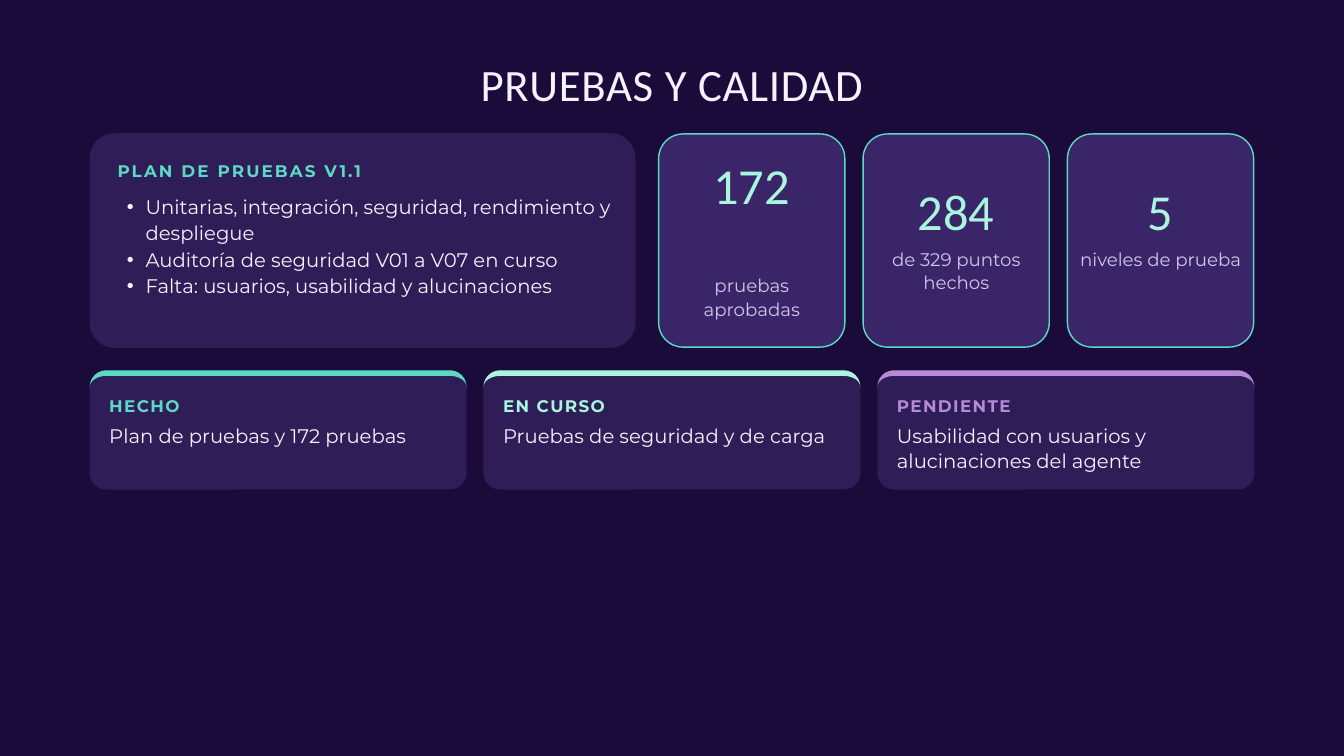
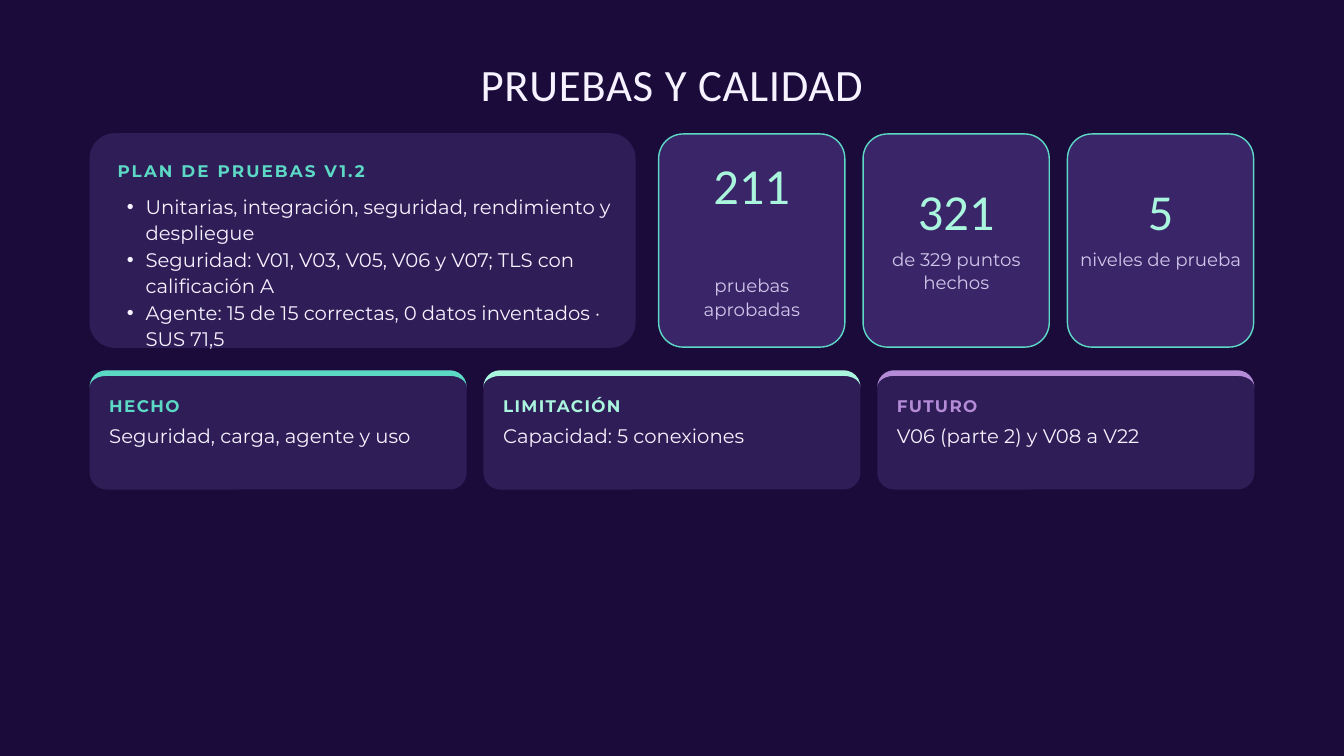
Before and after one commit to Cristian-Higuera-byte/RepAgenteIA, a slide deck: slide 14 of FASE 2/Grupales/Avance 2 Agente IA Bursátil.pptx. Drawn at 1344x756 pixels with LibreOffice and Linux fonts; fonts in the diff are those of the drawing. Boxes give left, top, right and bottom in pixels: in the first picture for what was removed or moved away, otherwise in the second. Text is boxed around its words. In the diff, an @@ line names an element or a change of style, - is before the commit and + after.

```diff
--- a/FASE 2/Grupales/Avance 2 Agente IA Bursátil.pptx
+++ b/FASE 2/Grupales/Avance 2 Agente IA Bursátil.pptx
@@ text at box(118, 165, 365, 177): text changed @@
-PLAN DE PRUEBAS V1.1
+PLAN DE PRUEBAS V1.2
@@ text at box(713, 171, 790, 204): text changed @@
-172
+211
@@ text at box(918, 197, 995, 231): text changed @@
-284
+321
@@ text at box(146, 252, 590, 349): text changed @@
-• Auditoría de seguridad V01 a V07 en curso
-• Falta: usuarios, usabilidad y alucinaciones
+• Seguridad: V01, V03, V05, V06 y V07; TLS con calificación A
+• Agente: 15 de 15 correctas, 0 datos inventados · SUS 71,5
@@ text at box(503, 397, 621, 412): text changed @@
-EN CURSO
+LIMITACIÓN
@@ text at box(897, 400, 977, 412): text changed @@
-PENDIENTE
+FUTURO
@@ text at box(109, 428, 410, 447): text changed @@
-Plan de pruebas y 172 pruebas
+Seguridad, carga, agente y uso
@@ text at box(503, 428, 744, 447): text changed @@
-Pruebas de seguridad y de carga
+Capacidad: 5 conexiones
@@ text at box(897, 428, 1139, 447): text changed @@
-Usabilidad con usuarios y alucinaciones del agente
+V06 (parte 2) y V08 a V22
```
Also in this commit, not shown: 4 other slides changed.
